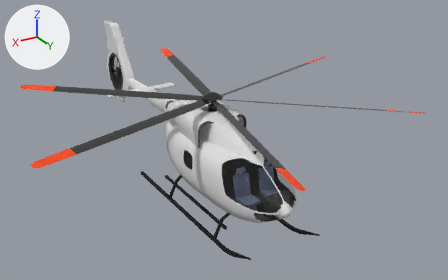
The glTF model assets/aircraft/helicopter/helicopter.gltf, before and after one commit.
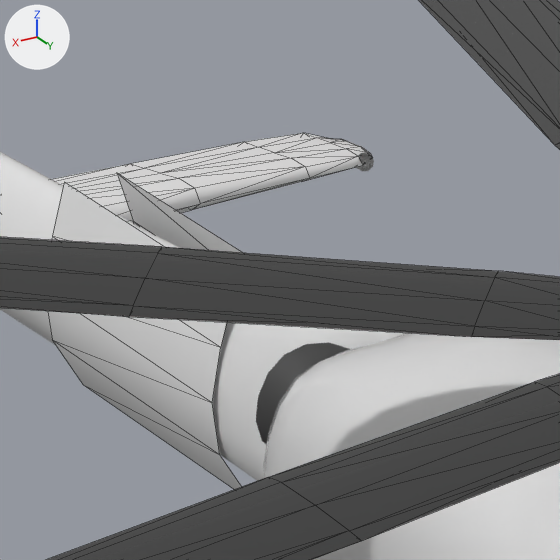
The first picture shows the older version from a 50 mm lens placed at (9.22, 16.08, 9.04), pointed at (-0.85, -0.71, 0.64). The close-ups show the older and then the newer version on the part from 32% to 43% of the width and 26% to 43% of the height of that picture. Only the edits that show in the close-ups are written down. The lights are fixed; the arrows at upper left show +X, +Y and +Z. The close-ups show mesh edges as thin lines. Where no turn or scale is listed for an object, it has been applied to the vertices. Vertices at exactly the same position are counted once.
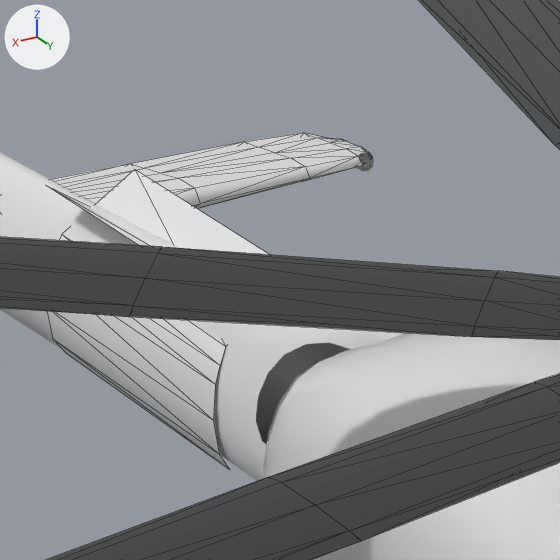
Location of each change, [x1, y1, x2, y2] in pixels of the close-ups (560 x 560 px):
'drawing.001', reshaped, turned, rescaled
    before: [48, 182, 241, 490]
    after: [48, 170, 268, 470]
'drawing', reshaped (mostly hidden afterwards)
    before: [117, 173, 243, 253]
    after: [48, 186, 151, 246]

The change, as a diff of the scene's bpy script:
```diff
--- a/assets/aircraft/helicopter/helicopter.gltf.py
+++ b/assets/aircraft/helicopter/helicopter.gltf.py
@@ me_drawing @@
 # used by ob_drawing; location = (-0.182, -4.0, 1.248)
-me_drawing.from_pydata(...)  # 10 vertices, 8 faces; spans x 0.0..0.122, y -0.622..0.622, z -0.35..0.35
+me_drawing.from_pydata(...)  # 14 vertices, 12 faces; spans x 0.004..0.339, y -0.622..0.622, z -0.233..0.35
+# me_drawing part 1
+# 9 vertices are removed from x 0.0..0.122, y -0.622..0.622, z -0.35..0.35
+# 8 faces are deleted
+# 13 vertices are added at x 0.004..0.339, y -0.622..0.622, z -0.233..0.35
+# 12 new faces join them
 me_drawing.materials.append(mat_drawing)
@@ me_drawing_001 @@
 # used by ob_drawing_001; location = (0.182, -4.0, 1.248); rotation_euler = (1.571, 0.0, 1.571), in degrees (90, 0, 90)
-me_drawing_001.from_pydata(...)  # 10 vertices, 8 faces; spans x -0.622..0.622, y -0.35..0.35, z -0.122..0.0
+me_drawing_001.from_pydata(...)  # 14 vertices, 12 faces; spans x -0.622..0.622, y -0.233..0.35, z -0.339..-0.004
+# me_drawing_001 part 2
+# 9 vertices are removed from x -0.622..0.622, y -0.35..0.35, z -0.122..0.0
+# 8 faces are deleted
+# 13 vertices are added at x -0.622..0.622, y -0.233..0.35, z -0.339..-0.004
+# 12 new faces join them
 me_drawing_001.materials.append(mat_drawing)
@@ ob_drawing_001 @@
 ob_drawing_001.location = (0.182, -4.0, 1.248)
-ob_drawing_001.rotation_euler = (1.571, 0.0, 1.571)  # degrees (90, 0, 90)
+ob_drawing_001.rotation_euler = (-1.571, 0.0, 1.571)  # degrees (-90, 0, 90)
+ob_drawing_001.scale = (-1.0, -1.0, -1.0)
```
